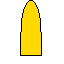
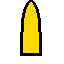
Two versions of the same layered image (64 × 64). Layer-by-layer changes:
painted on "Layer 1" over (x1=21, y1=1, x2=41, y2=55)
